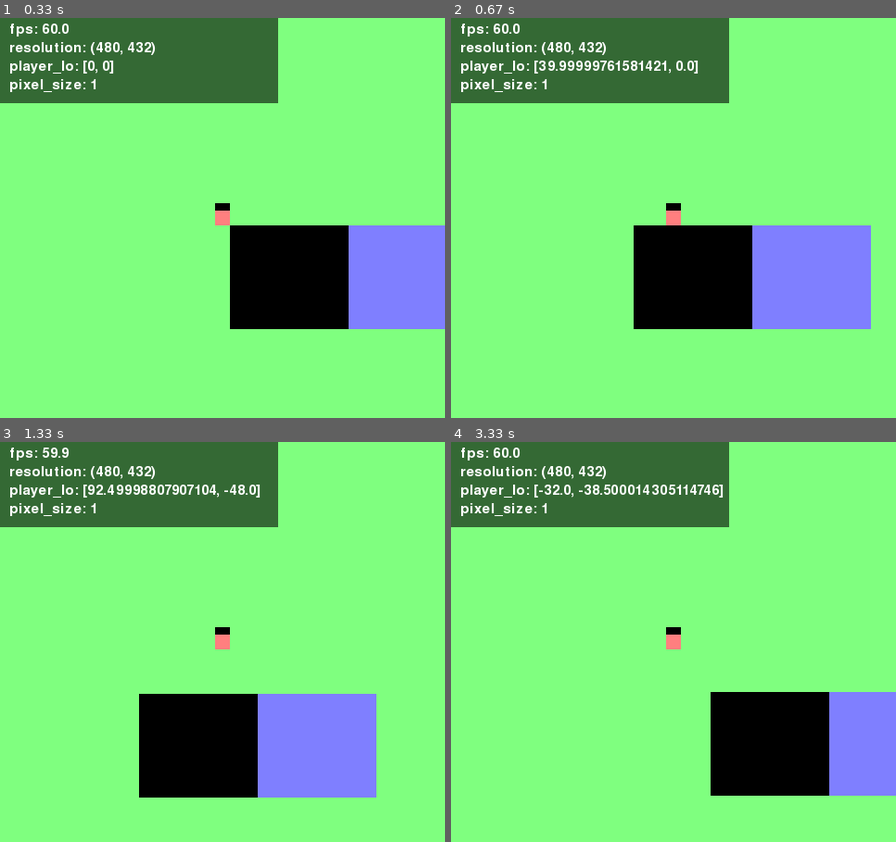
Above: before the commit, frames 1-4 (two rows, left to right).
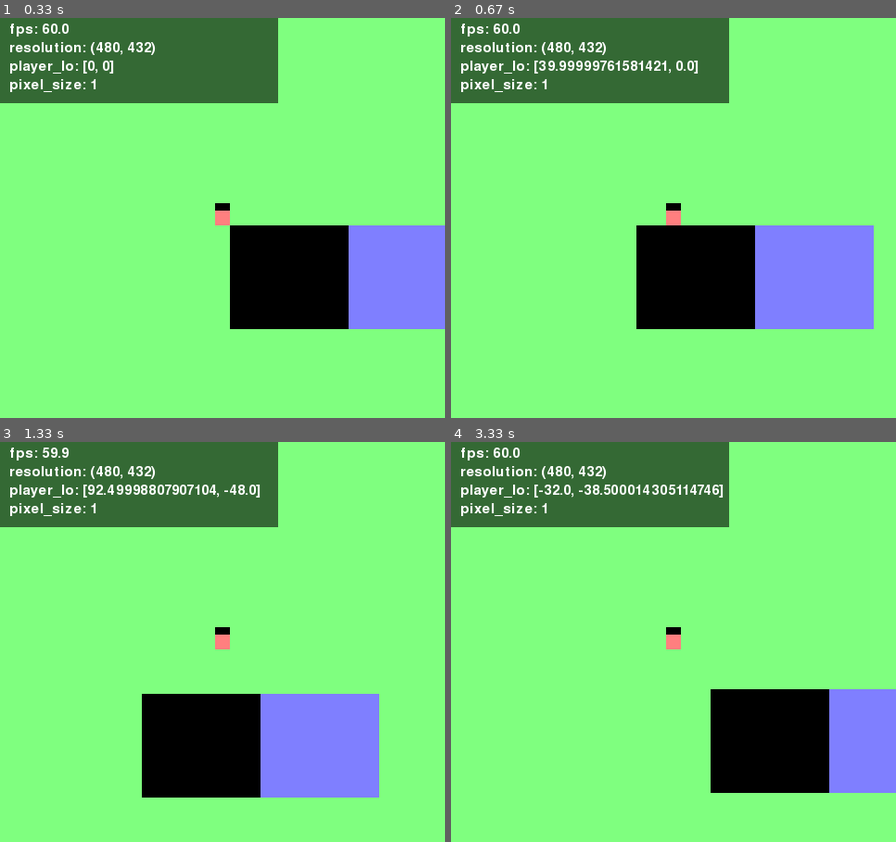
Above: after the commit, the same moments.

Repository: kritserv/rpg-maker-style-top-down-game-template
Game: pygame game, started from main.py
The game is run twice, just before and just after one commit, with the same random seed, the same clock (stepped at 60 frames per second) and the same inputs.
Inputs:
- Up to frame 1 (0.33 s): no input
- Up to frame 2 (0.67 s): hold Right from 0.33 s (still down)
- Up to frame 3 (1.33 s): release Right at 0.8 s; hold Up 0.83-1.13 s; hold Right from 1.17 s (still down)
- Up to frame 4 (3.33 s): release Right at 1.63 s; hold Left 1.67-2.2 s; hold Down 2.23-2.53 s; hold Left 2.57-2.97 s; hold Up from 3 s (still down)

Frame 1 is identical in both runs. In frame 2, 0.5% of the frame differs, in the area x 41-95%, y 51-78%; in frame 3, 0.5%; in frame 4, 0.6%, in the area x 58-100%, y 61-89%.

Commit message:
execute resize player and map out of their update function

Diff:
--- a/main.py
+++ b/main.py
@@ -34,10 +34,14 @@
 
 	player.add_rect(pg.Rect(0, -8, 16, 8), black)
 
+	player.resize(pixel_size, screen)
+
 	top_down_map = TopDownMap()
 
 	top_down_map.add_rect(pg.Rect(0, 0, 128, 112), black)
 	top_down_map.add_rect(pg.Rect(128, 0, 128, 112), blue)
+
+	top_down_map.resize(pixel_size, player, screen)
 
 	milli_sec_timer = Timer()
 	milli_sec_timer.start()
@@ -82,6 +86,8 @@
 		is_resize = [current_width, current_height] != new_size
 		if is_resize:
 			current_width, current_height, pixel_size = update_size(new_size)
+			player.resize(pixel_size, screen)
+			top_down_map.resize(pixel_size, player, screen)
 
 		# =================== [ PYGAME STUFF ] ===================
 
--- a/object/map.py
+++ b/object/map.py
@@ -4,20 +4,23 @@
 	def __init__(self):
 		pg.sprite.Sprite.__init__(self)
 		self.rects = []
+		self.rect_x, self.rect_y = 0, 0
 
 	def add_rect(self, rect, color):
 		self.rects.append((rect, color))
 
-	def move_and_resize(self, pixel_size, player, screen):
+	def move(self, pixel_size, player, screen):
 
-		rect_x = -player.location[0] * pixel_size + screen.get_width()/2
-		rect_y = -player.location[1] * pixel_size + screen.get_height()/2
+		self.rect_x = -player.location[0] * pixel_size + screen.get_width()/2
+		self.rect_y = -player.location[1] * pixel_size + screen.get_height()/2
+
+	def resize(self, pixel_size, player, screen):
 
 		tile_size = pixel_size*16
 		map_offset = tile_size/2
 
-		self.transformed_rects = [(pg.Rect(rect.x * pixel_size + rect_x + map_offset,
-										  rect.y * pixel_size + rect_y + map_offset,
+		self.transformed_rects = [(pg.Rect(rect.x * pixel_size + self.rect_x + map_offset,
+										  rect.y * pixel_size + self.rect_y + map_offset,
 										  rect.width * pixel_size,
 										  rect.height * pixel_size), color) for rect, color in self.rects]
 
@@ -26,4 +29,4 @@
 			pg.draw.rect(screen, color, rect)
 
 	def update(self, pixel_size, player, screen):
-		self.move_and_resize(pixel_size, player, screen)
+		self.move(pixel_size, player, screen)
--- a/object/player.py
+++ b/object/player.py
@@ -20,10 +20,25 @@
 		self.finished_x_move = True
 		self.finished_y_move = True
 
+		screen_width, screen_height = 480, 432
+		player_x, player_y = screen_width/2, screen_height/2
+		self.x = player_x
+		self.y = player_y
+		self.width = self.original_width
+		self.height = self.original_height
+		self.top_left_x = self.x - self.width/2
+		self.top_left_y = self.y - self.height/2
+
 		self.rects = []
 
 	def add_rect(self, rect, color):
 		self.rects.append((rect, color))
+
+	def correct_all_rect(self, pixel_size):
+		self.transformed_rects = [(pg.Rect(rect.x * pixel_size + self.top_left_x,
+										  rect.y * pixel_size + self.top_left_y,
+										  rect.width * pixel_size,
+										  rect.height * pixel_size), color) for rect, color in self.rects]
 
 	def calculate_movement(self, key):
 		dx, dy = 0, 0
@@ -126,10 +141,7 @@
 		self.top_left_x = self.x - self.width/2
 		self.top_left_y = self.y - self.height/2
 
-		self.transformed_rects = [(pg.Rect(rect.x * pixel_size + self.top_left_x,
-										  rect.y * pixel_size + self.top_left_y,
-										  rect.width * pixel_size,
-										  rect.height * pixel_size), color) for rect, color in self.rects]
+		self.correct_all_rect(pixel_size)
 
 	def draw(self, screen):
 		self.rect = pg.Rect(self.top_left_x, self.top_left_y, self.width, self.height)
@@ -138,7 +150,6 @@
 			pg.draw.rect(screen, color, rect)
 
 	def update(self, dt, pixel_size, screen):
-		self.resize(pixel_size, screen)
 
 		key = pg.key.get_pressed()
 		dx, dy = self.calculate_movement(key)
